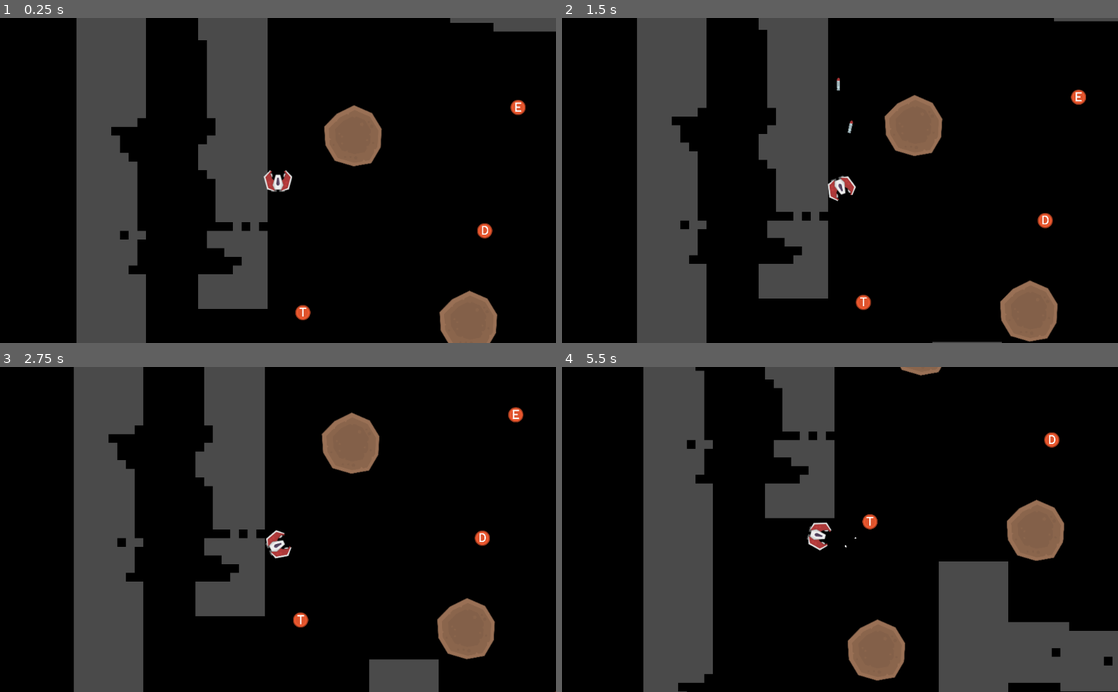
Above: before the commit, frames 1-4 (two rows, left to right).
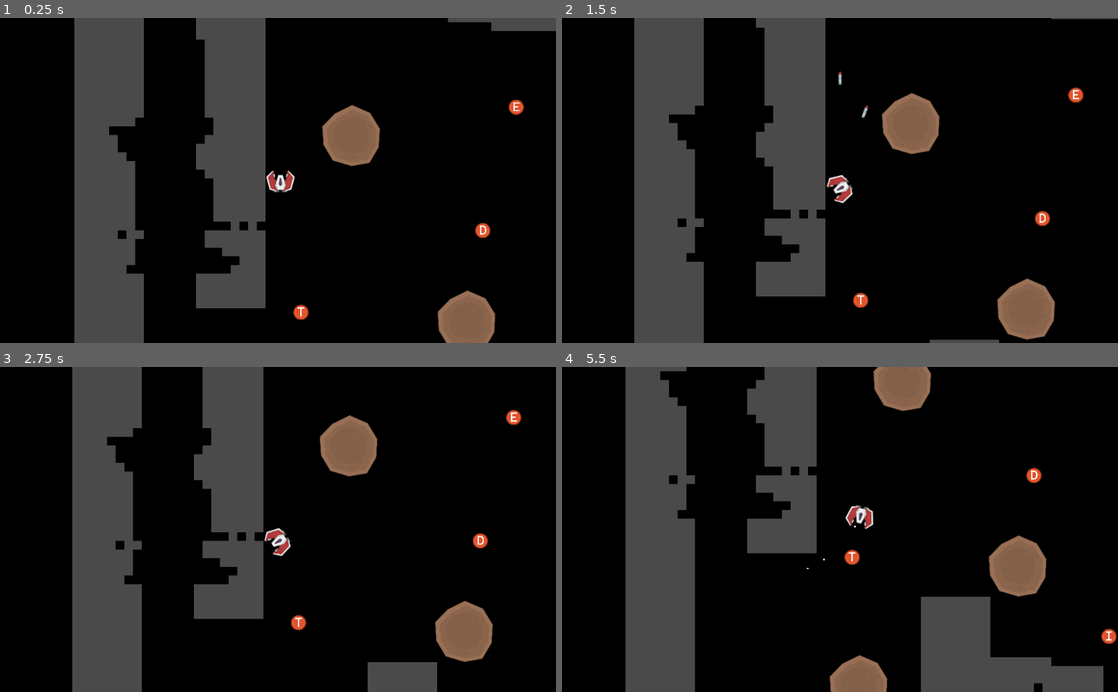
Above: after the commit, the same moments.

Repository: Comyune/game-drifter
Game: Godot game, scene res://main.tscn
The game is run twice, just before and just after one commit, with the same random seed, the same clock (stepped at 60 frames per second) and the same inputs.
Inputs (mouse positions are in pixels of both pictures, inside the frame that each line leads up to):
- Up to frame 1 (0.25 s): no input
- Up to frame 2 (1.5 s): tap Enter (ui_accept) at 0.5, 0.77 s; move the mouse to (962, 164) at 0.52 s; hold Right (ui_right) 0.53-1.25 s; click (962, 164) at 0.67 s; drag from (728, 196) to (812, 245) at 1.27 s
- Up to frame 3 (2.75 s): move the mouse to (333, 458) at 2.02 s; hold Right (ui_right) from 2.03 s (still down)
- Up to frame 4 (5.5 s): release Right (ui_right) at 2.75 s; drag from (812, 594) to (673, 480) at 2.77 s; move the mouse to (1006, 578) at 3.52 s; hold Left (ui_left) 3.53-4.25 s; tap Enter (ui_accept) at 3.77 s; drag from (673, 480) to (756, 448) at 4.27 s; move the mouse to (867, 529) at 5.02 s; hold Down (ui_down) from 5.03 s (still down); click (867, 529) at 5.17 s

The runs differ from the first frame. In frame 1, 2.6% of the frame differs, in the area x 13-100%, y 0-100%; in frame 2, 3.9%; in frame 3, 3.0%; in frame 4, 23%, in the area x 11-100%, y 0-100%.

Commit message:
Improved controls and ship feeling

Diff:
--- /dev/null
+++ b/godot-project/player/effects/particles.tscn
@@ -0,0 +1,16 @@
+[gd_scene load_steps=2 format=2]
+
+[sub_resource type="Curve" id=1]
+_data = [ Vector2( 0.0103578, 1 ), 0.0, 0.990274, 0, 0, Vector2( 1, 0.148649 ), 0.0, 0.0, 0, 0 ]
+
+[node name="Particles" type="CPUParticles2D"]
+emitting = false
+amount = 5
+fract_delta = false
+spread = 10.0
+gravity = Vector2( 0, 10 )
+initial_velocity = 500.0
+initial_velocity_random = 0.5
+damping = 50.0
+scale_amount = 6.0
+scale_amount_curve = SubResource( 1 )
--- a/godot-project/player/projectiles/missile.gd
+++ b/godot-project/player/projectiles/missile.gd
@@ -1,6 +1,6 @@
 extends RigidBody2D
 
-export (float) var initial_impulse  = 200.0
+export (float) var initial_impulse  = 400.0
 export (float) var acceleration     = 10.0
 export (float) var maximum_velocity = 300.0
 var force = Vector2(0, -acceleration)
--- a/godot-project/player/ship/ship.gd
+++ b/godot-project/player/ship/ship.gd
@@ -3,10 +3,10 @@
 
 signal collision(result)
 
-export (int)   var speed             = 25
-export (float) var rotation_speed    = 0.15
-export (float) var rotation_friction = 0.97
-export (float) var velocity_friction = 0.98
+export (int)   var speed             = 35
+export (float) var rotation_speed    = 0.25
+export (float) var rotation_friction = 0.96
+export (float) var velocity_friction = 0.97
 
 const gravity      : float   = 98.0
 const left         : Vector2 = Vector2(-1, 0)
--- a/godot-project/player/ship/ship.tscn
+++ b/godot-project/player/ship/ship.tscn
@@ -3,32 +3,15 @@
 [ext_resource path="res://player/ship/ship.gd" type="Script" id=1]
 [ext_resource path="res://player/ship/control_state.gd" type="Script" id=2]
 [ext_resource path="res://player/ship/shuttle.png" type="Texture" id=3]
-
-[sub_resource type="Curve" id=1]
-_data = [ Vector2( 0.0103578, 1 ), 0.0, 0.990274, 0, 0, Vector2( 1, 0.148649 ), 0.0, 0.0, 0, 0 ]
+[ext_resource path="res://player/effects/particles.tscn" type="PackedScene" id=4]
 
 [sub_resource type="CapsuleShape2D" id=2]
-radius = 30.0
-height = 35.0
+radius = 35.0
+height = 40.0
 
 [node name="Ship" type="KinematicBody2D"]
 collision_mask = 14
 script = ExtResource( 1 )
-
-[node name="Particles" type="CPUParticles2D" parent="."]
-emitting = false
-amount = 5
-fract_delta = false
-spread = 10.0
-gravity = Vector2( 0, 10 )
-initial_velocity = 500.0
-initial_velocity_random = 0.5
-damping = 50.0
-scale_amount = 6.0
-scale_amount_curve = SubResource( 1 )
-
-[node name="CollisionShape2D" type="CollisionShape2D" parent="."]
-shape = SubResource( 2 )
 
 [node name="Sprite" type="Sprite" parent="."]
 rotation = 3.14159
@@ -53,3 +36,10 @@
 
 [node name="ControlState" type="Node" parent="."]
 script = ExtResource( 2 )
+
+[node name="CollisionShape2D" type="CollisionShape2D" parent="."]
+rotation = 1.5708
+shape = SubResource( 2 )
+
+[node name="Particles" parent="." instance=ExtResource( 4 )]
+local_coords = false
